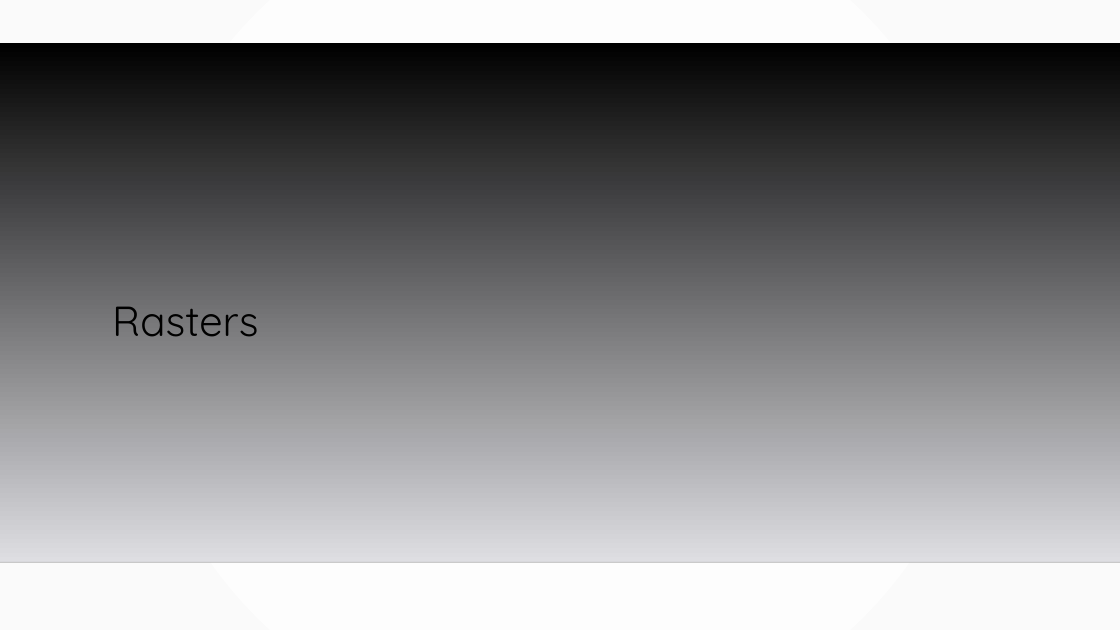
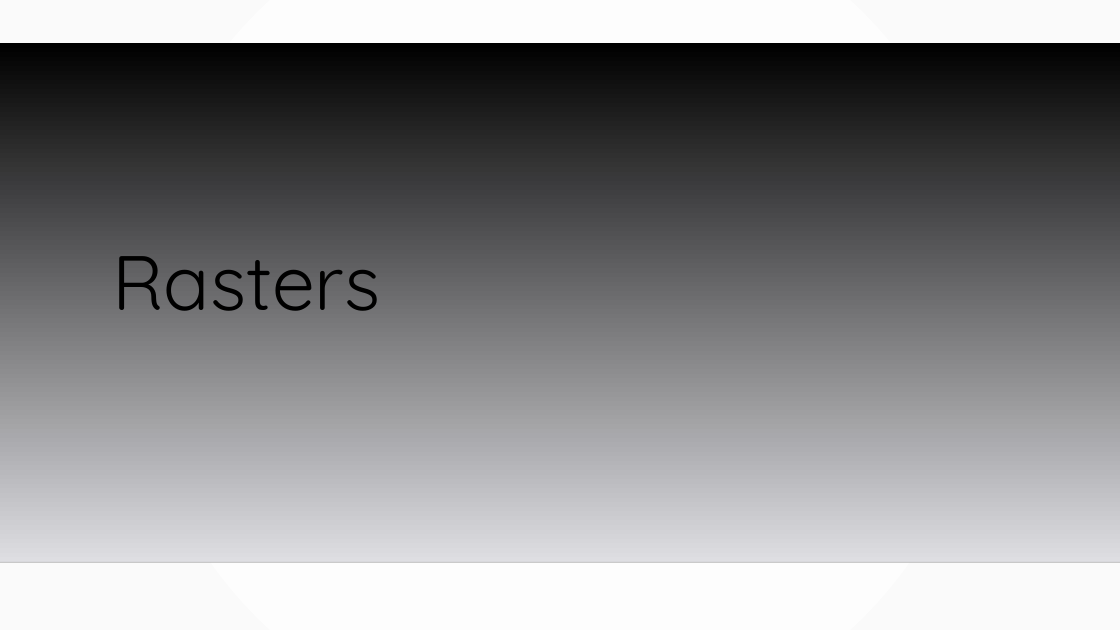
Before and after one commit to MGIS-UMN/GIS5577_week7, a slide deck: slide 1 of Advanced_spatial_queries.odp (slide 13 before the commit). Drawn at 1120x630 pixels with LibreOffice and Linux fonts; fonts in the diff are those of the drawing; background and template pictures are left out. Boxes give left, top, right and bottom in pixels: in the first picture for what was removed or moved away, otherwise in the second. Text is boxed around its words. In the diff, an @@ line names an element or a change of style, - is before the commit and + after.

```diff
--- a/Advanced_spatial_queries.odp
+++ b/Advanced_spatial_queries.odp
@@ title "Rasters": place and size @@
-title "Rasters" at [112, 306, 258, 337]
+title "Rasters" at [112, 256, 381, 311]
@@ title "Rasters" at [112, 256, 381, 311]: size 36 to 66 pt @@
```
Also in this commit, not shown: 1 other slide changed, 12 slides removed, 1 other file.
